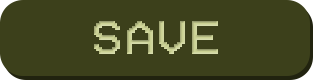
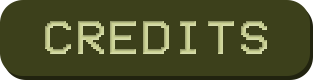
Two versions of the same layered image (w=313, h=80). Layer-by-layer changes:
added group "Credits" with 2 layers above "Save Game" over [45, 21, 267, 54]
added layer "Text" (3rd of 7, in "Credits") in group "Credits" over [45, 21, 267, 54]
added layer "Rounded Rectangle 1" (3rd of 7, in "Credits") in group "Credits" over [45, 21, 267, 54]
hid group "Save Game" (2 layers) over [45, 21, 267, 54]
